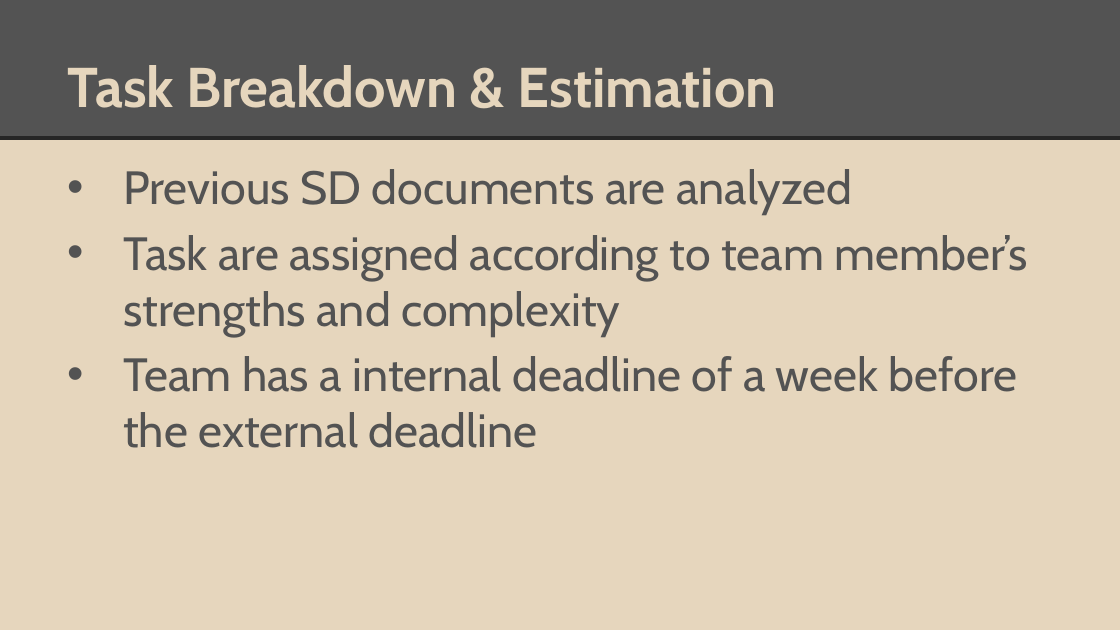
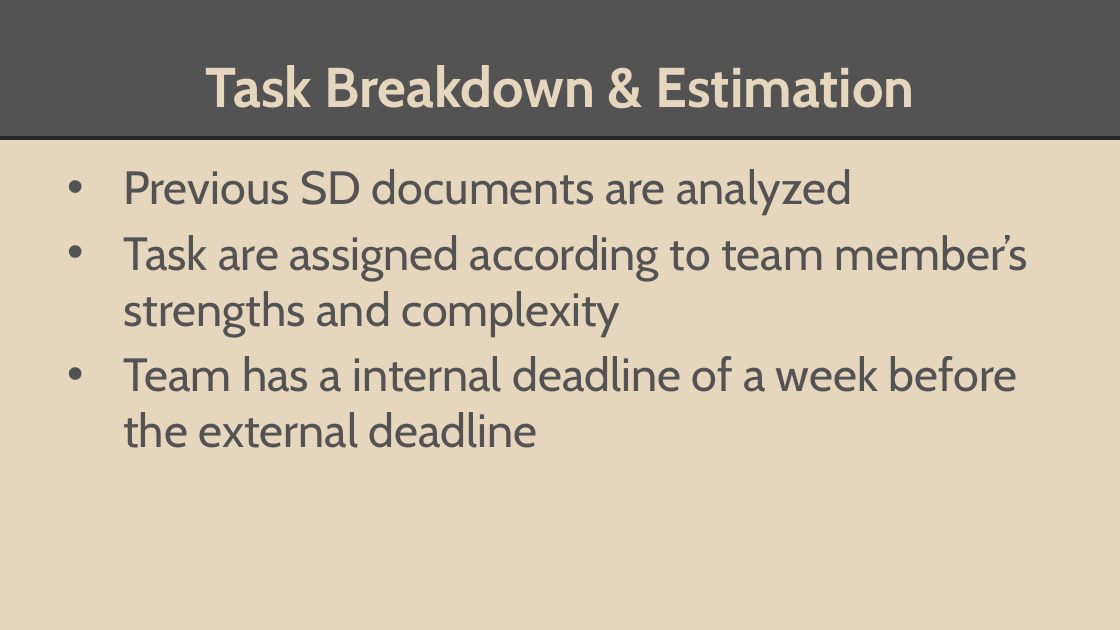
Before and after one commit to Sinmara/Senior-Design, a slide deck: slide 12 of Presentations/Project Charter Presentation.pptx. Drawn at 1120x630 pixels with LibreOffice and Linux fonts; fonts in the diff are those of the drawing. Boxes give left, top, right and bottom in pixels: in the first picture for what was removed or moved away, otherwise in the second. Text is boxed around its words. In the diff, an @@ line names an element or a change of style, - is before the commit and + after.

```diff
--- a/Presentations/Project Charter Presentation.pptx
+++ b/Presentations/Project Charter Presentation.pptx
@@ title "Task Breakdown & Estimation" at (205, 65, 914, 108): alignment left to centre @@
```
Also in this commit, not shown: 7 other slides changed.
